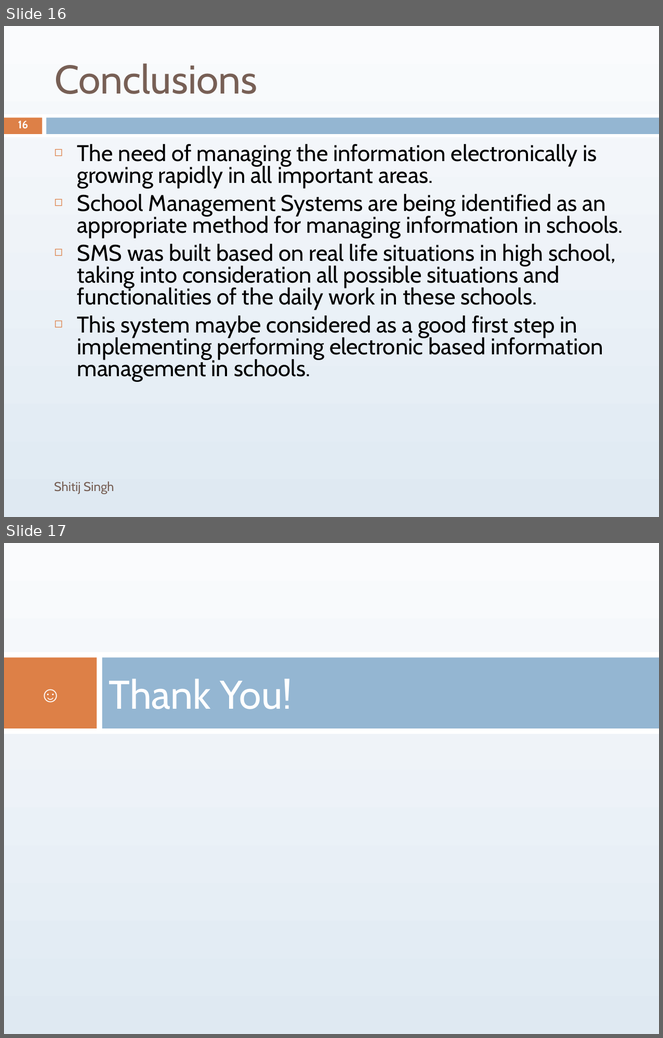
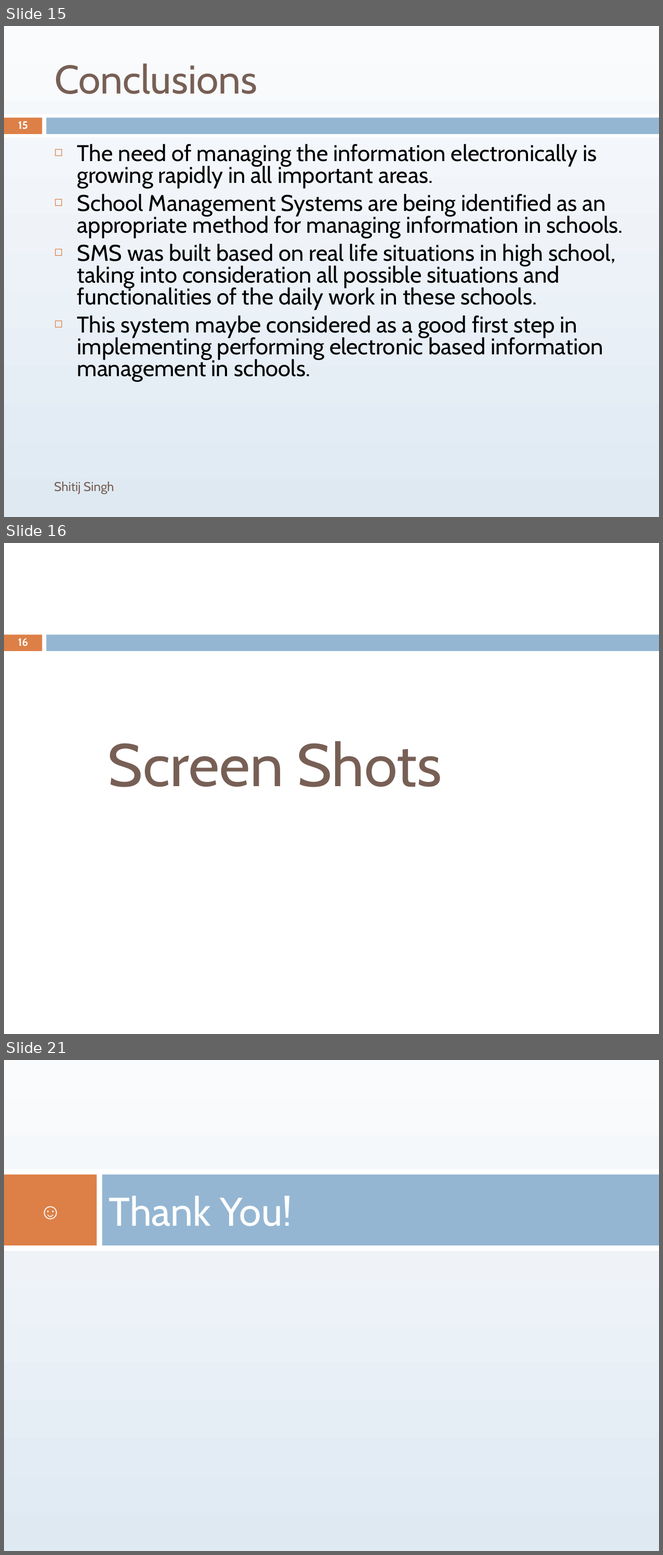
Before and after one commit to shitijbmw/myproject, a slide deck: sms.ppt. Shown one above the other, each under a label of ours: slides 16 and 17 before the commit, slides 15, 16 and 21 after it; the slides between them are not shown. The pictures are 663x1038 and 663x1555 pixels, drawn with LibreOffice and Linux fonts; fonts in the diff are those of the drawing. Boxes give left, top, right and bottom in pixels: in the first picture for what was removed or moved away, otherwise in the second. Text is boxed around its words. In the diff, an @@ line names an element or a change of style, - is before the commit and + after.

```diff
--- a/sms.ppt
+++ b/sms.ppt
@@ slide 16 added at bbox=[4, 543, 659, 1034], background #FFFFFF; not listed: 2 template elements that a slide beside it also shows @@
@@ page number added at bbox=[18, 638, 28, 646], 12 pt, text #FFFFFF, bold @@
+16
@@ title added at bbox=[108, 741, 442, 787], 66 pt, text #775F55 @@
+Screen Shots
@@ what was slide 16 is now slide 15 @@
@@ page number at bbox=[18, 121, 28, 129]: text changed @@
-16
+15
@@ what was slide 17 is now slide 21 @@
```
Also in this commit, not shown: 3 slides changed, 3 other slides added.
